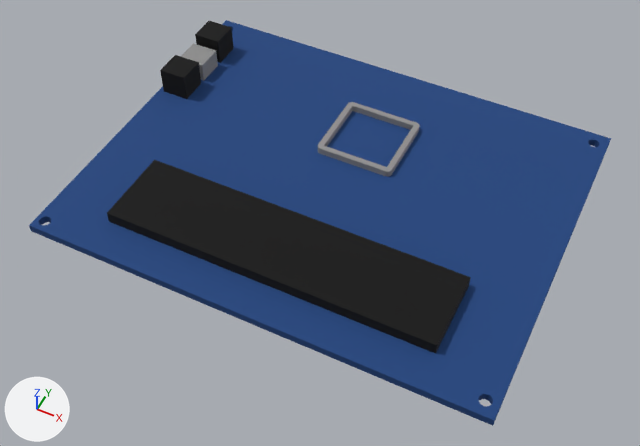
One commit to the Blender file private/blender/motherboard.blend: the scene before it, then after it.
The view is the same before and after, from a 50 mm camera at (0.461, -0.973, 1.099) aimed at (0.008, -0.068, -0.032). The axes (+X, +Y, +Z) are drawn at lower left. The lights are the same throughout.

In view in the first picture: 'board_battery', 'board_cpu', 'board_main', 'board_port1', 'board_port2', 'board_port3'.
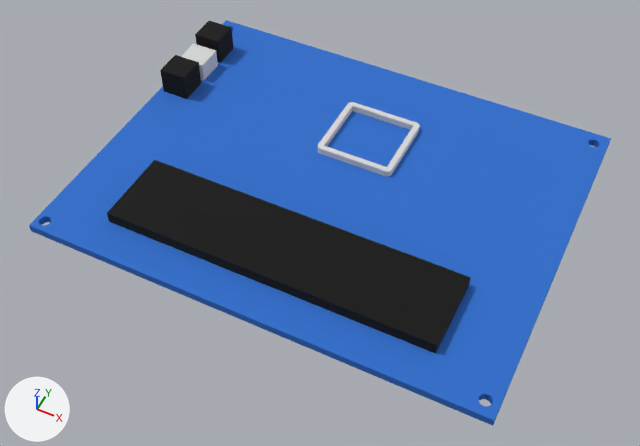
Location of each change, (x1, y1, x2, y2) in pixels of the pictures (640 x 446 px):
'board_main', recoloured
    both: (29, 20, 611, 426)
'board_cpu', recoloured
    both: (318, 102, 420, 177)
'board_port2', recoloured
    both: (181, 43, 218, 81)

The edits, one by one:
Material 'blue' (mat_blue) changes colour from blue #1b447f to blue #2b6ece; in linear values from (0.0108, 0.0578, 0.214) to (0.0242, 0.156, 0.617).
Material 'chip' (mat_chip) changes colour from grey #909090 to light grey #dadada; in linear values from (0.281, 0.281, 0.281) to (0.701, 0.701, 0.701).
